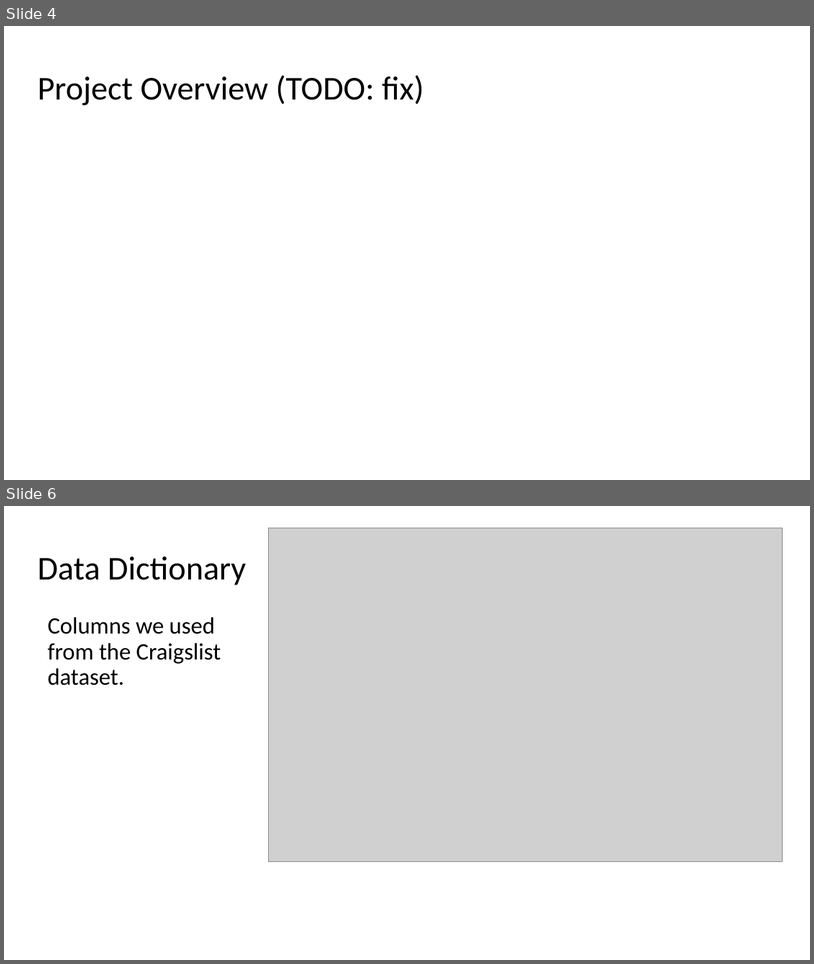
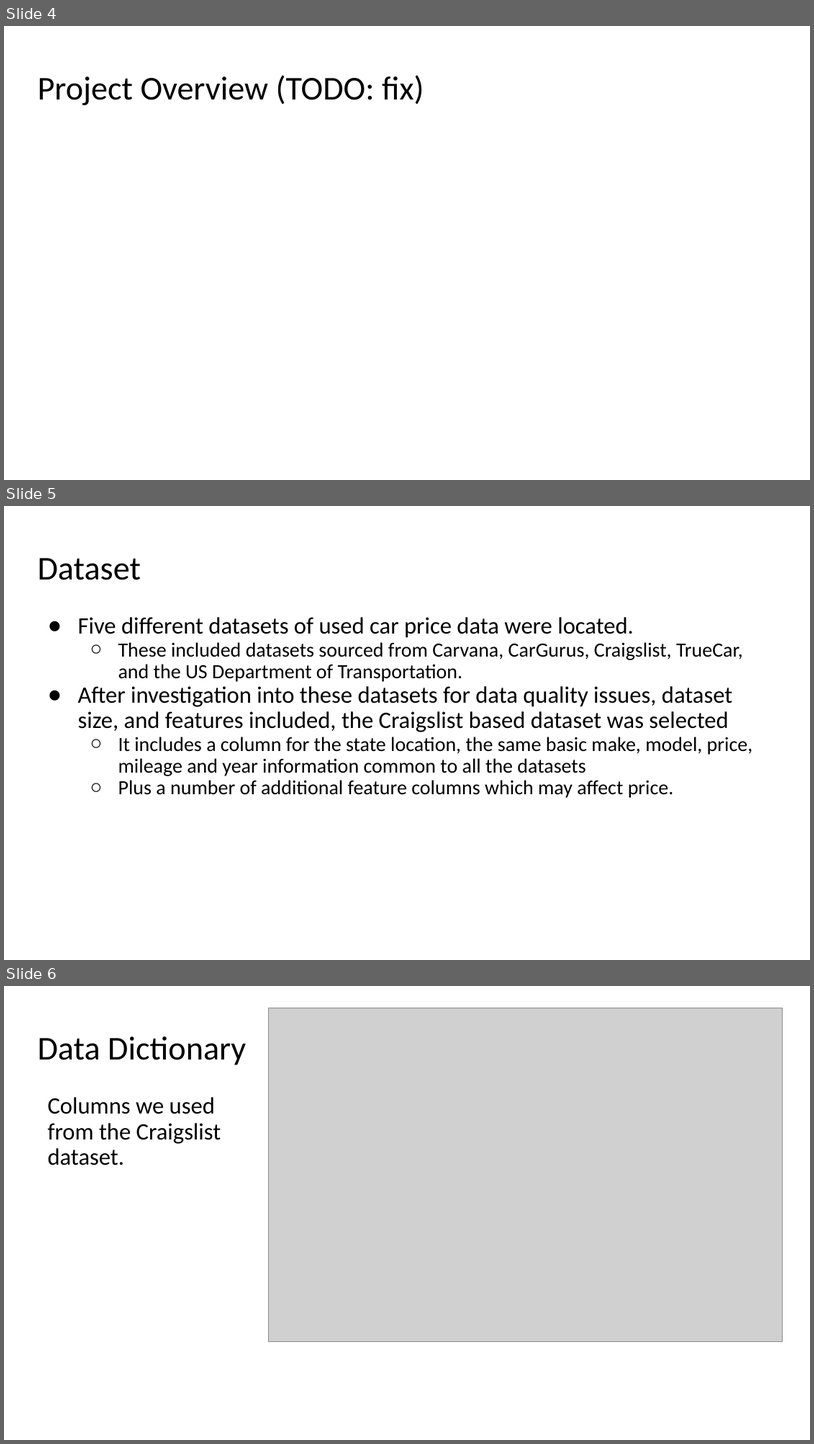
Before and after one commit to ranton256/used_car_sale_price_analysis, a slide deck: DSCI521_rna63_final_project_pres.pptx. Shown one above the other, each under a label of ours: slides 4 and 6 before the commit, slides 4, 5 and 6 after it; the slides between them are not shown. The pictures are 814x964 and 814x1444 pixels, drawn with LibreOffice and Linux fonts; fonts in the diff are those of the drawing; grey boxes stand for pictures; background and template pictures are left out. Boxes give left, top, right and bottom in pixels: in the first picture for what was removed or moved away, otherwise in the second. Text is boxed around its words. In the diff, an @@ line names an element or a change of style, - is before the commit and + after.

```diff
--- a/DSCI521_rna63_final_project_pres.pptx
+++ b/DSCI521_rna63_final_project_pres.pptx
@@ slide 5 added at <box>4,506,810,960</box>, background #FFFFFF @@
@@ title added at <box>38,558,141,580</box>, 39.6 pt, text #000000 @@
+Dataset
@@ text added at <box>78,617,754,798</box>, 24 pt, text #000000 @@
+● Five different datasets of used car price data were located.
+  ○ These included datasets sourced from Carvana, CarGurus, Craigslist, TrueCar, and the US Department of Transportation.
+● After investigation into these datasets for data quality issues, dataset size, and features included, the Craigslist based dataset was selected
+  ○ It includes a column for the state location, the same basic make, model, price, mileage and year information common to all the datasets
+  ○ Plus a number of additional feature columns which may affect price.
```
Also in this commit, not shown: 6 slides changed, 3 other slides added, 1 slide removed, 1 other file.
